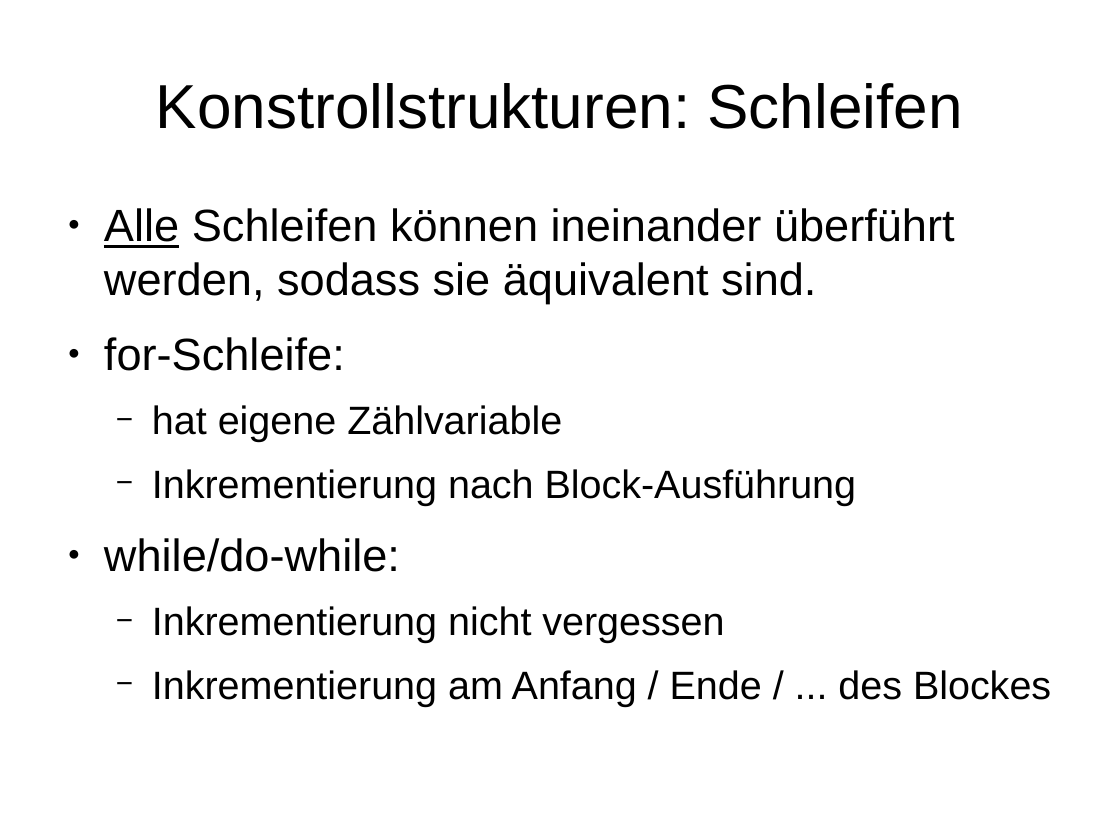
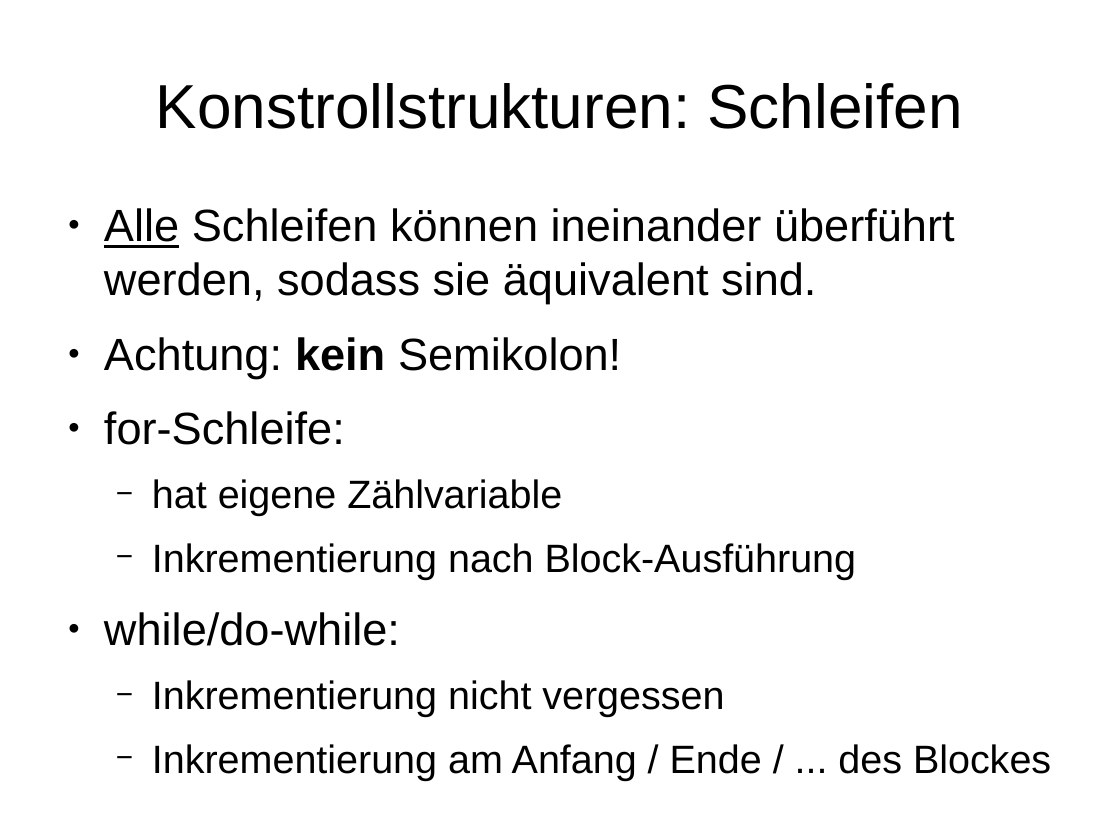
Before and after one commit to mn-io/hello-java, a slide deck: slide 50 of Folien.odp (slide 49 before the commit). Drawn at 1120x840 pixels with LibreOffice and Linux fonts; fonts in the diff are those of the drawing. Boxes give left, top, right and bottom in pixels: in the first picture for what was removed or moved away, otherwise in the second. Text is boxed around its words. In the diff, an @@ line names an element or a change of style, - is before the commit and + after.

```diff
--- a/Folien.odp
+++ b/Folien.odp
@@ text at (x1=104, y1=337, x2=621, y2=378): paragraph added @@
+● Achtung: kein Semikolon!
```
Also in this commit, not shown: 9 other slides changed, 2 slides added, 7 other files.
